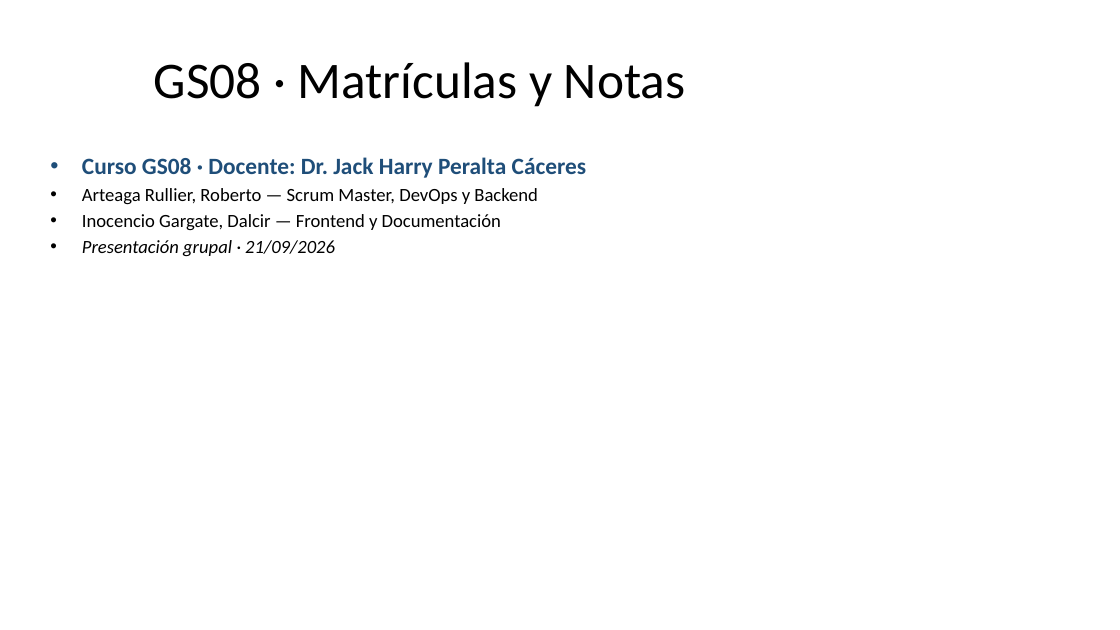
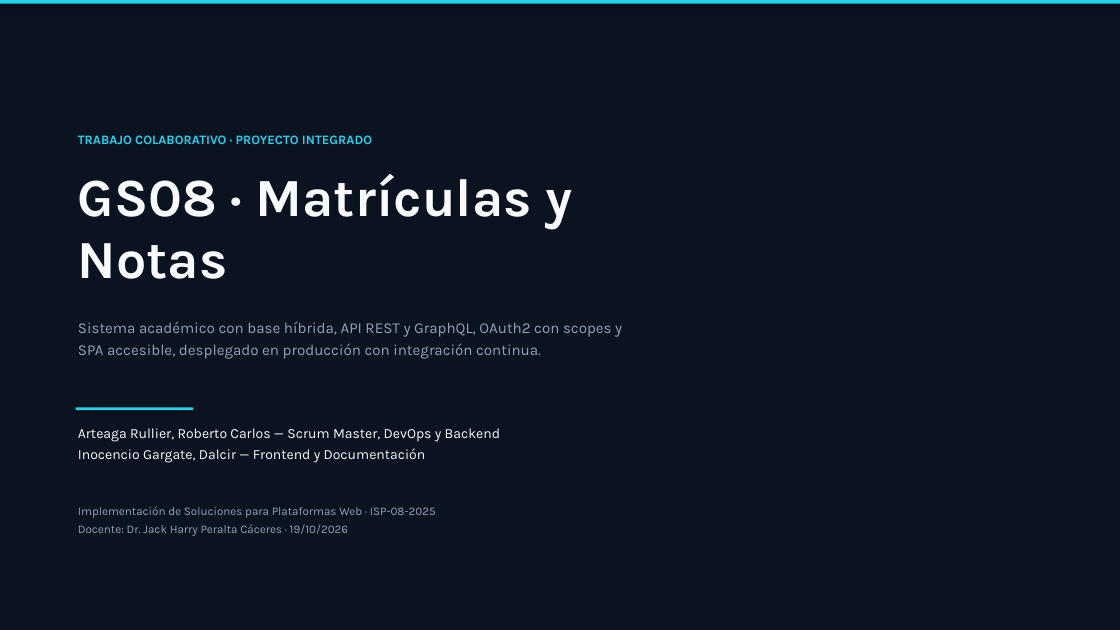
Before and after one commit to rarteagar/gs08-matriculas, a slide deck: slide 1 of docs/informe/exposicion-gs08-2026-10-13.pptx. Drawn at 1120x630 pixels with LibreOffice and Linux fonts; fonts in the diff are those of the drawing; background and template pictures are left out; a plain dark background stands for a picture behind light text. Boxes give left, top, right and bottom in pixels: in the first picture for what was removed or moved away, otherwise in the second. Text is boxed around its words. In the diff, an @@ line names an element or a change of style, - is before the commit and + after.

```diff
--- a/docs/informe/exposicion-gs08-2026-10-13.pptx
+++ b/docs/informe/exposicion-gs08-2026-10-13.pptx
@@ background #FFFFFF to picture (left out) @@
@@ rectangle added at bbox=[0, 0, 1120, 630], fill #0B1220 @@
@@ rectangle added at bbox=[0, 0, 1120, 3], fill #22D3EE @@
@@ text added at bbox=[78, 135, 372, 144], 11 pt, text #22D3EE, bold @@
+TRABAJO COLABORATIVO · PROYECTO INTEGRADO
@@ text "GS08 · Matrículas y Notas": place and size @@
-text "GS08 · Matrículas y Notas" at bbox=[154, 62, 685, 107]
+text "GS08 · Matrículas y Notas" at bbox=[78, 174, 572, 279]
@@ text "GS08 · Matrículas y Notas" at bbox=[78, 174, 572, 279]: size 44 to 46 pt, font Calibri to Karla, text colour #000000 to #F8FAFC, bold on; alignment centre to left; line spacing 1 to 0.95; vertical alignment middle to top @@
@@ text removed at bbox=[82, 157, 587, 256] @@
-• Curso GS08 · Docente: Dr. Jack Harry Peralta Cáceres
-• Arteaga Rullier, Roberto — Scrum Master, DevOps y Backend
-• Inocencio Gargate, Dalcir — Frontend y Documentación
-• Presentación grupal · 21/09/2026
@@ text added at bbox=[78, 321, 622, 359], 13 pt, text #94A3B8 @@
+Sistema académico con base híbrida, API REST y GraphQL, OAuth2 con scopes y SPA accesible, desplegado en producción con integración continua.
@@ rectangle added at bbox=[76, 408, 193, 410], fill #22D3EE @@
@@ text added at bbox=[78, 428, 500, 463], 12 pt, text #F8FAFC @@
+Arteaga Rullier, Roberto Carlos — Scrum Master, DevOps y Backend
+Inocencio Gargate, Dalcir — Frontend y Documentación
@@ text added at bbox=[78, 506, 436, 536], 10 pt, text #94A3B8 @@
+Implementación de Soluciones para Plataformas Web · ISP-08-2025
+Docente: Dr. Jack Harry Peralta Cáceres · 19/10/2026
```
Also in this commit, not shown: 12 other slides changed, 2 other files.
